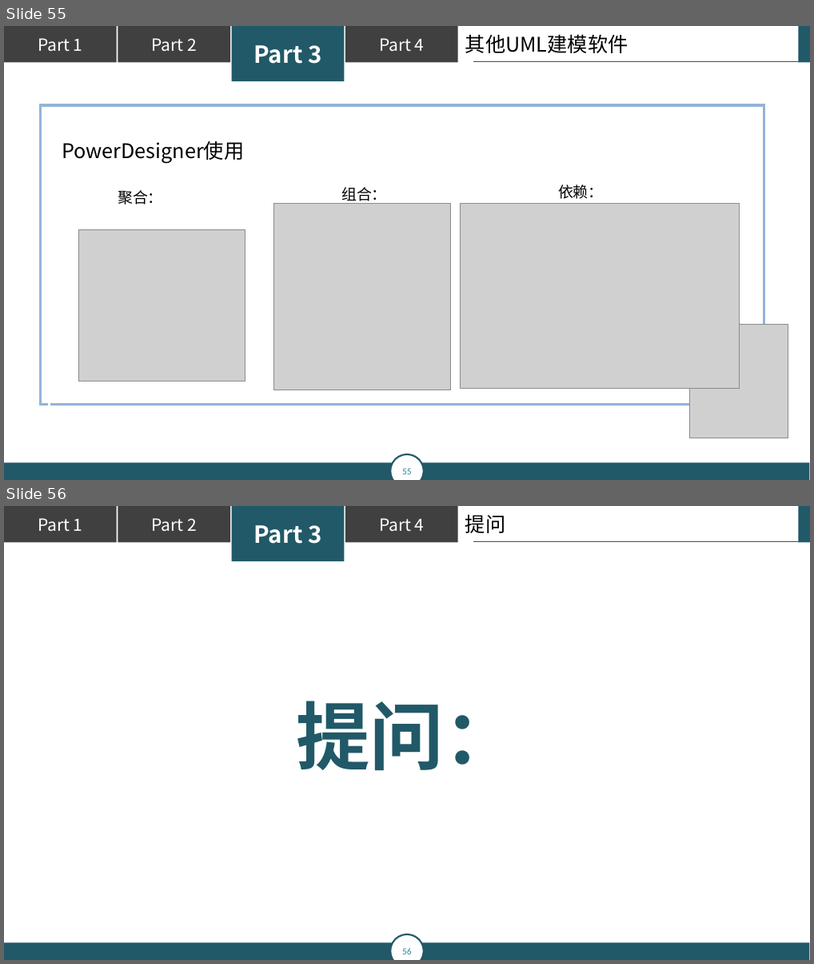
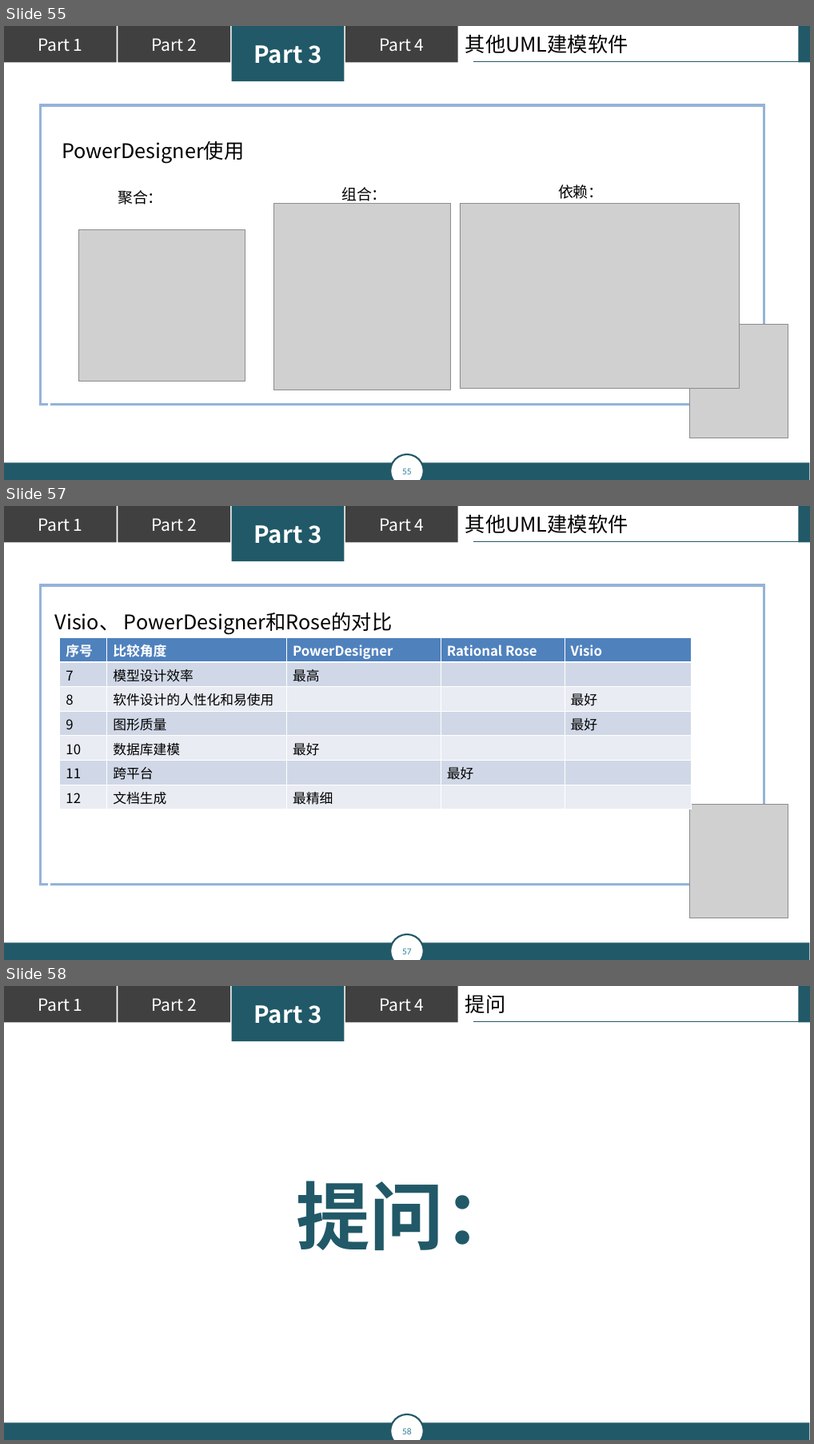
Before and after one commit to popopoi/PRD2018-G07, a slide deck: 翻转课堂PPT/PRD2018-G07-第五周翻转课堂PPT.pptx. Shown one above the other, each under a label of ours: slides 55 and 56 before the commit, slides 55, 57 and 58 after it; the slides between them are not shown. The pictures are 814x964 and 814x1444 pixels, drawn with LibreOffice and Linux fonts; fonts in the diff are those of the drawing; grey boxes stand for pictures. Boxes give left, top, right and bottom in pixels: in the first picture for what was removed or moved away, otherwise in the second. Text is boxed around its words. In the diff, an @@ line names an element or a change of style, - is before the commit and + after.

Commit message:
修订 《PRD2018-G07-第五周翻转课堂PPT》[修订的内容：小组分工修改，增加软件对比表格]

```diff
--- a/翻转课堂PPT/PRD2018-G07-第五周翻转课堂PPT.pptx
+++ b/翻转课堂PPT/PRD2018-G07-第五周翻转课堂PPT.pptx
@@ slide 57 added at bbox=[4, 506, 810, 960], background #FFFFFF; not listed: 8 template elements that a slide beside it also shows @@
@@ text added at bbox=[466, 514, 629, 533], 24 pt, text #000000 @@
+其他UML建模软件
@@ rectangle added at bbox=[40, 585, 765, 884], outline #95B3D7 3 pt @@
@@ rectangle added at bbox=[49, 607, 747, 888], outline #FFFFFF 3 pt @@
@@ text added at bbox=[55, 612, 392, 635], 24 pt, text #000000 @@
+Visio、 PowerDesigner和Rose的对比
@@ table added at bbox=[60, 637, 692, 809], 7 rows, 5 columns @@
+序号 | 比较角度 | PowerDesigner | Rational Rose | Visio
+7 | 模型设计效率 | 最高 |  | 
+8 | 软件设计的人性化和易使用 |  |  | 最好
+9 | 图形质量 |  |  | 最好
+10 | 数据库建模 | 最好 |  | 
+11 | 跨平台 |  | 最好 | 
+12 | 文档生成 | 最精细 |  | 
@@ picture added at bbox=[690, 804, 789, 918] @@
@@ what was slide 56 is now slide 58 @@
```
Also in this commit, not shown: 6 slides changed, 1 other slide added.
